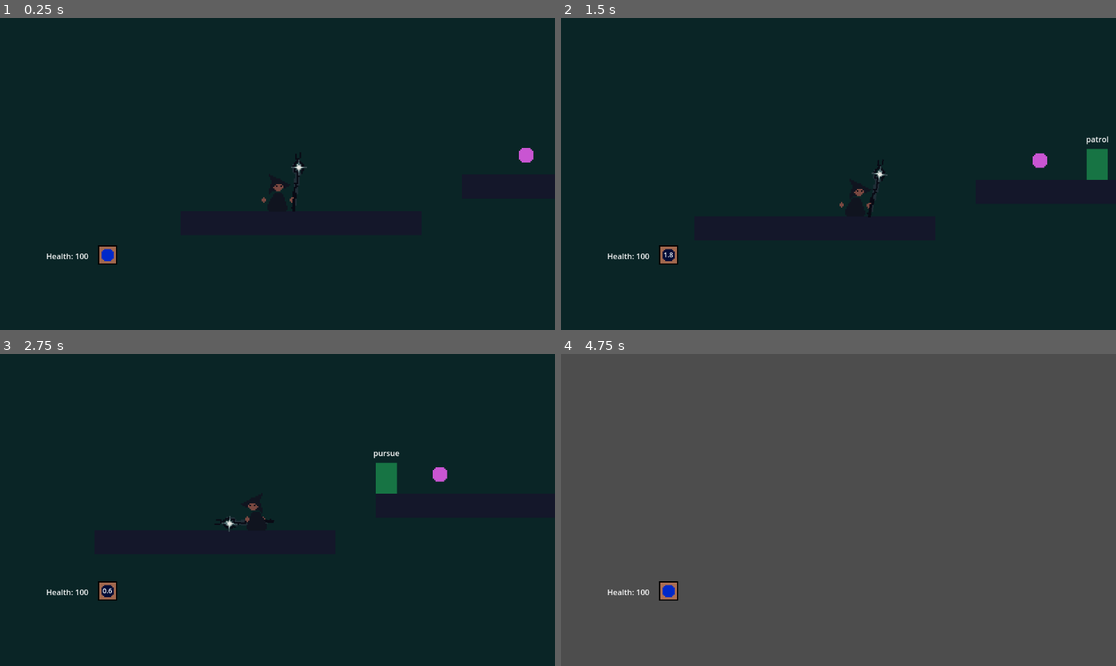
Above: before the commit, frames 1-4 (two rows, left to right).
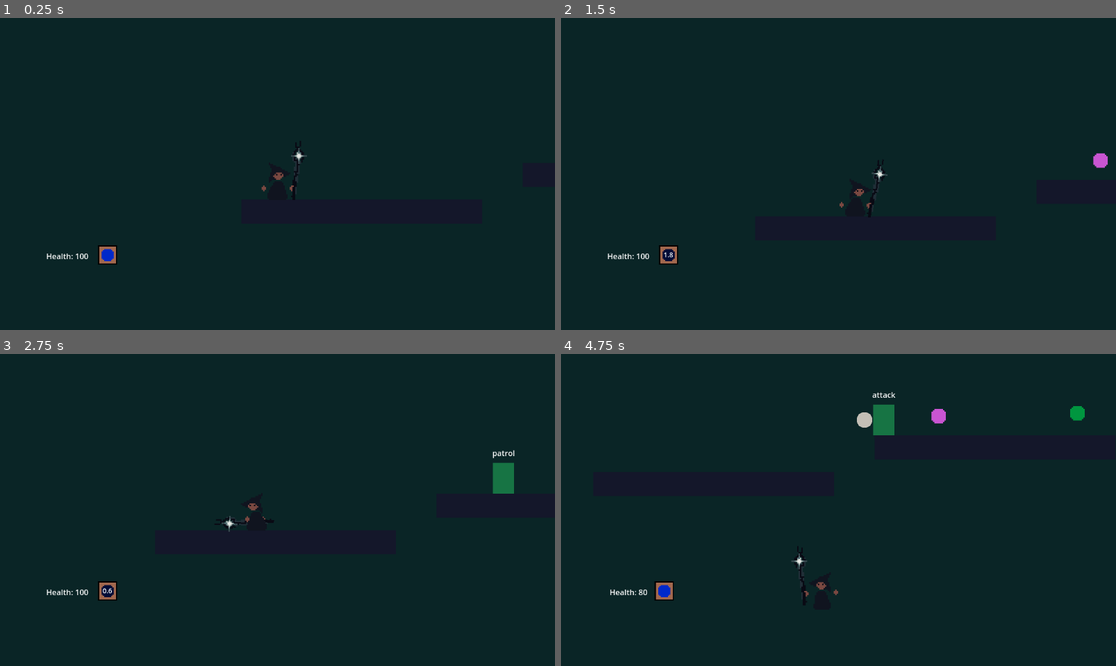
Above: after the commit, the same moments.

Repository: AthertonRoamer/Newton
Game: Godot game, scene res://test_world/test_world.tscn
Two runs of this game, one before a commit and one after it. Both use one fixed random seed, a clock stepped at 60 frames per second and the inputs below. This scene is started directly instead of the project's main scene.
Inputs (mouse positions are in pixels of both pictures, inside the frame that each line leads up to):
- Up to frame 1 (0.25 s): no input
- Up to frame 2 (1.5 s): move the mouse to (960, 158) at 0.52 s; press the mouse at (960, 158) at 0.53 s; hold D (player_right) from 0.53 s (still down); tap W (player_jump) at 0.77 s; move the mouse to (727, 189) at 1.27 s; release the mouse at (727, 189) at 1.28 s; tap E (player_interact) at 1.35 s
- Up to frame 3 (2.75 s): tap W (player_jump) at 1.52 s; move the mouse to (333, 441) at 2.02 s; release D (player_right) at 2.03 s; hold A (player_left) from 2.03 s (still down); tap 4 (player_select_spell_four) at 2.1 s
- Up to frame 4 (4.75 s): move the mouse to (810, 572) at 2.77 s; release A (player_left) at 2.78 s; hold D (player_right) 2.78-4.28 s; tap 1 (player_select_spell_one) at 2.85 s; tap W (player_jump) at 3.02, 3.77, 4.52 s; move the mouse to (1005, 556) at 3.52 s; tap 3 (player_select_spell_three) at 3.6 s; move the mouse to (672, 463) at 4.27 s; hold A (player_left) from 4.28 s (still down); tap 2 (player_select_spell_two) at 4.35 s

The runs differ from the first frame. In frame 1, 0.4% of the frame differs, in the area x 47-97%, y 39-60%; in frame 2, 0.5%; in frame 3, 1.0%; in frame 4, 100%, in the area x 0-100%, y 0-100%.

Commit message:
Began level segment manager

Diff:
--- a/Newton/entities/hostile_entity/hostile_entity.gd
+++ b/Newton/entities/hostile_entity/hostile_entity.gd
@@ -41,7 +41,7 @@
 
 
 func get_simple_direction_to_player() -> Vector2:
-	if is_instance_valid(Main.player) and position.x > Main.player.global_position.x:
+	if is_instance_valid(Main.player) and global_position.x > Main.player.global_position.x:
 		return Vector2.LEFT
 	else:
 		return Vector2.RIGHT
--- a/Newton/hud/hud.gd
+++ b/Newton/hud/hud.gd
@@ -3,6 +3,7 @@
 
 @export var health_display : HealthDisplay
 @export var spell_display_manager : SpellDisplayManager
+@export var respawn_menu : Control
 
 func _ready():
 	hide()
--- a/Newton/hud/hud.tscn
+++ b/Newton/hud/hud.tscn
@@ -1,13 +1,15 @@
-[gd_scene load_steps=4 format=3 uid="uid://32h5aq1noaa8"]
+[gd_scene load_steps=5 format=3 uid="uid://32h5aq1noaa8"]
 
 [ext_resource type="Script" path="res://hud/hud.gd" id="1_bynxb"]
 [ext_resource type="PackedScene" uid="uid://bhrqr2au42xmx" path="res://hud/health_display/health_display.tscn" id="2_yhtg2"]
 [ext_resource type="PackedScene" uid="uid://do4ids8a5t4ka" path="res://hud/spell_display_manager/spell_display_manager.tscn" id="3_ovhhw"]
+[ext_resource type="PackedScene" uid="uid://bavso5emg78ns" path="res://hud/respawn_menu/respawn_menu.tscn" id="4_u18od"]
 
-[node name="HUD" type="CanvasLayer" node_paths=PackedStringArray("health_display", "spell_display_manager")]
+[node name="HUD" type="CanvasLayer" node_paths=PackedStringArray("health_display", "spell_display_manager", "respawn_menu")]
 script = ExtResource("1_bynxb")
 health_display = NodePath("Control/HBoxContainer/HealthDisplay")
 spell_display_manager = NodePath("Control/HBoxContainer/SpellDisplayManager")
+respawn_menu = NodePath("Control/RespawnMenu")
 
 [node name="Control" type="Control" parent="."]
 layout_mode = 3
@@ -38,3 +40,7 @@
 
 [node name="SpellDisplayManager" parent="Control/HBoxContainer" instance=ExtResource("3_ovhhw")]
 layout_mode = 2
+
+[node name="RespawnMenu" parent="Control" instance=ExtResource("4_u18od")]
+visible = false
+layout_mode = 1
--- /dev/null
+++ b/Newton/hud/respawn_menu/respawn_menu.gd
@@ -0,0 +1,7 @@
+extends Control
+
+
+func _on_respawn_button_pressed():
+	#hide()
+	#Main.world.level_segment_manager.reload_active_segment()
+	pass
--- /dev/null
+++ b/Newton/hud/respawn_menu/respawn_menu.tscn
@@ -0,0 +1,27 @@
+[gd_scene load_steps=2 format=3 uid="uid://bavso5emg78ns"]
+
+[ext_resource type="Script" path="res://hud/respawn_menu/respawn_menu.gd" id="1_0yjcy"]
+
+[node name="RespawnMenu" type="Control"]
+layout_mode = 3
+anchors_preset = 15
+anchor_right = 1.0
+anchor_bottom = 1.0
+grow_horizontal = 2
+grow_vertical = 2
+script = ExtResource("1_0yjcy")
+
+[node name="RespawnButton" type="Button" parent="."]
+layout_mode = 1
+anchors_preset = -1
+anchor_left = 0.5
+anchor_top = 0.795
+anchor_right = 0.502
+anchor_bottom = 0.796
+offset_left = -85.0
+offset_top = -47.16
+offset_right = 86.696
+offset_bottom = 48.192
+text = "Respawn"
+
+[connection signal="pressed" from="RespawnButton" to="." method="_on_respawn_button_pressed"]
--- a/Newton/player/player.gd
+++ b/Newton/player/player.gd
@@ -35,6 +35,7 @@
 		else:
 			health = v
 		Hud.health_display.health = health
+		PlayerData.health = health
 
 
 
@@ -48,18 +49,34 @@
 
 @onready var test_label = $Label
 
+enum spawn_states {LOAD_IN, LEVEL_TRANSFER, RESPAWN}
+var spawn_state : spawn_states = spawn_states.LOAD_IN
 
 func _ready() -> void:
-	reset()
-	Main.player = self
-	equip_spell(preload("res://player/spells/test_spell/test_spell.tscn"))
-
-
-func reset() -> void:
-	health = starting_health
+	match spawn_state:
+		spawn_states.LEVEL_TRANSFER:
+			load_temporary_player_data()
+		spawn_states.RESPAWN:
+			load_persistent_player_data()
+			respawn_reset()
 	Hud.health_display.health = health
 	Hud.show()
 	interactable_item_detector.player = self
+	Main.player = self
+	equip_spell(preload("res://player/spells/test_spell/test_spell.tscn"))
+
+
+func load_persistent_player_data() -> void:
+	for spell in PlayerData.equipped_spells:
+		equip_spell(spell)
+
+
+func load_temporary_player_data() -> void:
+	health = PlayerData.health
+
+
+func respawn_reset() -> void:
+	health = starting_health
 
 
 func take_damage(damage : int, _damage_type : String = "none") -> void:
@@ -72,6 +89,8 @@
 
 func die() -> void:
 	print("You have died")
+	Hud.respawn_menu.show()
+	queue_free()
 
 
 func _input(event : InputEvent) -> void:
@@ -115,6 +134,7 @@
 		if equiped_spell.id == spell.id:
 			push_warning("Trying to equip spell that is already equipped")
 			return
+	PlayerData.equipped_spells.append(spell_scene)
 	Hud.spell_display_manager.add_spell(spell)
 	spell_manager.add_spell(spell)
 	if spell_manager.spell_count == 1:
--- /dev/null
+++ b/Newton/player/player_data/player_data.gd
@@ -0,0 +1,10 @@
+class_name PlayerDataClass
+extends Node
+
+#class for containing player data that should be preserved through death or across level segment changes
+
+#persistent data - data preserved across death and respawn
+var equipped_spells : Array[PackedScene] = []
+
+#temporary data - data preserved across level segment changes
+var health : int = 100
--- /dev/null
+++ b/Newton/player/player_data/player_data.tscn
@@ -0,0 +1,6 @@
+[gd_scene load_steps=2 format=3 uid="uid://2hic4fgqwg4w"]
+
+[ext_resource type="Script" path="res://player/player_data/player_data.gd" id="1_0pdih"]
+
+[node name="PlayerData" type="Node"]
+script = ExtResource("1_0pdih")
--- a/Newton/player/spells/magic_missile_spell/missile_shooter.gd
+++ b/Newton/player/spells/magic_missile_spell/missile_shooter.gd
@@ -5,5 +5,5 @@
 
 func set_up_projectile() -> Projectile:
 	var new_projectile = super()
-	new_projectile.direction = magic_missile_spell.player.global_position.direction_to(magic_missile_spell.player.get_global_mouse_position())
+	new_projectile.direction = magic_missile_spell.player.staff_end_node.global_position.direction_to(magic_missile_spell.player.get_global_mouse_position())
 	return new_projectile
--- a/Newton/project.godot
+++ b/Newton/project.godot
@@ -18,6 +18,7 @@
 [autoload]
 
 Hud="*res://hud/hud.tscn"
+PlayerData="*res://player/player_data/player_data.tscn"
 
 [input]
 
--- /dev/null
+++ b/Newton/test_world/test_map/test_map.gd
@@ -0,0 +1 @@
+extends LevelSegment
--- a/Newton/test_world/test_map.tscn
+++ b/Newton/test_world/test_map/test_map.tscn
@@ -1,10 +1,15 @@
-[gd_scene load_steps=4 format=3 uid="uid://vo4tbm4u65yf"]
+[gd_scene load_steps=7 format=3 uid="uid://vo4tbm4u65yf"]
 
 [ext_resource type="PackedScene" uid="uid://fs6myl3u0kt5" path="res://test_world/block.tscn" id="1_0n05w"]
+[ext_resource type="Script" path="res://test_world/test_map/test_map.gd" id="1_otmdb"]
 [ext_resource type="PackedScene" uid="uid://4v2rturel3lx" path="res://player/spells/test_spell_two/grabbable_test_spell_two/grabbable_test_spell_two.tscn" id="2_8411r"]
 [ext_resource type="PackedScene" uid="uid://cvl5k81wk4ncv" path="res://player/spells/magic_missile_spell/grabbable_magic_missile/grabbable_magic_missile.tscn" id="3_6mq8f"]
+[ext_resource type="PackedScene" uid="uid://crs5n2j5sil7s" path="res://entities/goblin/goblin.tscn" id="5_ec22k"]
+[ext_resource type="PackedScene" path="res://wind.tscn" id="6_vn1vw"]
 
-[node name="TestMap" type="Node2D"]
+[node name="TestMap1" type="Node2D" node_paths=PackedStringArray("spawn_point")]
+script = ExtResource("1_otmdb")
+spawn_point = NodePath("SpawnPoint")
 
 [node name="ColorRect" type="ColorRect" parent="."]
 z_index = -5
@@ -28,3 +33,13 @@
 
 [node name="GrabbableMagicMissile" parent="." instance=ExtResource("3_6mq8f")]
 position = Vector2(987, 408)
+
+[node name="Goblin" parent="." instance=ExtResource("5_ec22k")]
+position = Vector2(1122, 410)
+
+[node name="SpawnPoint" type="Node2D" parent="."]
+position = Vector2(345, 452)
+
+[node name="wind" parent="." instance=ExtResource("6_vn1vw")]
+visible = false
+position = Vector2(1041, 213)
--- a/Newton/test_world/test_world.tscn
+++ b/Newton/test_world/test_world.tscn
@@ -1,24 +1,14 @@
-[gd_scene load_steps=6 format=3 uid="uid://w06y3prgnygb"]
+[gd_scene load_steps=4 format=3 uid="uid://w06y3prgnygb"]
 
-[ext_resource type="PackedScene" uid="uid://vo4tbm4u65yf" path="res://test_world/test_map.tscn" id="1_tw7wp"]
+[ext_resource type="PackedScene" uid="uid://vo4tbm4u65yf" path="res://test_world/test_map/test_map.tscn" id="1_tw7wp"]
 [ext_resource type="Script" path="res://test_world/test_world.gd" id="1_yrsjs"]
-[ext_resource type="PackedScene" uid="uid://city0pwx48l16" path="res://player/player.tscn" id="2_3631f"]
-[ext_resource type="PackedScene" path="res://wind.tscn" id="3_jv0u6"]
-[ext_resource type="PackedScene" uid="uid://crs5n2j5sil7s" path="res://entities/goblin/goblin.tscn" id="5_2mg2v"]
+[ext_resource type="Script" path="res://world/level_segment_system/level_segment_manager/level_segment_manager.gd" id="5_bvliq"]
 
-[node name="TestWorld" type="Node2D" node_paths=PackedStringArray("object_holder")]
+[node name="TestWorld" type="Node2D" node_paths=PackedStringArray("object_holder", "level_segment_manager")]
 script = ExtResource("1_yrsjs")
 object_holder = NodePath(".")
+level_segment_manager = NodePath("LevelSegmentManager")
 
-[node name="TestMap" parent="." instance=ExtResource("1_tw7wp")]
-position = Vector2(-736, -258)
-
-[node name="Player" parent="." instance=ExtResource("2_3631f")]
-position = Vector2(-265, 160)
-
-[node name="wind" parent="." instance=ExtResource("3_jv0u6")]
-visible = false
-position = Vector2(397, 157)
-
-[node name="Goblin" parent="." instance=ExtResource("5_2mg2v")]
-position = Vector2(507, 152)
+[node name="LevelSegmentManager" type="Node2D" parent="."]
+script = ExtResource("5_bvliq")
+level_segment_list = Array[PackedScene]([ExtResource("1_tw7wp")])
--- a/Newton/world/level_segment_system/level_segment/level_segment.gd
+++ b/Newton/world/level_segment_system/level_segment/level_segment.gd
@@ -1,2 +1,12 @@
 class_name LevelSegment
 extends Node2D
+
+@export var spawn_point : Node2D
+
+var player_scene : PackedScene = preload("res://player/player.tscn")
+
+func spawn_player(spawn_state : Player.spawn_states):
+	var new_player : Player = player_scene.instantiate()
+	new_player.global_position = spawn_point.global_position
+	new_player.spawn_state = spawn_state
+	add_child(new_player)
--- a/Newton/world/level_segment_system/level_segment_manager/level_segment_manager.gd
+++ b/Newton/world/level_segment_system/level_segment_manager/level_segment_manager.gd
@@ -1,6 +1,26 @@
 class_name LevelSegmentManager
 extends Node2D
 
-
 @export var level_segment_list : Array[PackedScene]
 var active_segment_scene : PackedScene
+var active_segment : LevelSegment
+
+var level_segment_index : int = 0
+
+func _ready() -> void:
+	open_level_segment(level_segment_list[0])
+
+
+func open_level_segment(segment_scene : PackedScene, spawn_state : Player.spawn_states = Player.spawn_states.LOAD_IN) -> void:
+	var segment : LevelSegment = segment_scene.instantiate()
+	active_segment_scene = segment_scene
+	active_segment = segment
+	#Main.world.object_holder = active_segment
+	add_child(active_segment)
+	active_segment.spawn_player(spawn_state)
+
+
+func reload_active_segment() -> void:
+	active_segment.queue_free()
+	open_level_segment(active_segment_scene, Player.spawn_states.LOAD_IN)
+	#TODO use correct spawn state
--- /dev/null
+++ b/Newton/world/level_segments/level_segment_one.gd
@@ -0,0 +1 @@
+extends LevelSegment
--- /dev/null
+++ b/Newton/world/level_segments/level_segment_one.tscn
@@ -0,0 +1,9 @@
+[gd_scene load_steps=2 format=3 uid="uid://cyvbxcx7eoai2"]
+
+[ext_resource type="Script" path="res://world/level_segments/level_segment_one.gd" id="1_35eit"]
+
+[node name="LevelSegmentOne" type="Node2D" node_paths=PackedStringArray("spawn_point")]
+script = ExtResource("1_35eit")
+spawn_point = NodePath("SpawnPoint")
+
+[node name="SpawnPoint" type="Node2D" parent="."]
--- /dev/null
+++ b/Newton/world/main_world/level_segment_manager.gd
@@ -0,0 +1 @@
+extends LevelSegmentManager
--- /dev/null
+++ b/Newton/world/main_world/main_world.gd
@@ -0,0 +1,2 @@
+class_name MainWorld
+extends World
--- /dev/null
+++ b/Newton/world/main_world/main_world.tscn
@@ -0,0 +1,14 @@
+[gd_scene load_steps=4 format=3 uid="uid://cyp8rgucuve24"]
+
+[ext_resource type="Script" path="res://world/main_world/main_world.gd" id="1_njpno"]
+[ext_resource type="Script" path="res://world/main_world/level_segment_manager.gd" id="2_simgt"]
+[ext_resource type="PackedScene" uid="uid://cyvbxcx7eoai2" path="res://world/level_segments/level_segment_one.tscn" id="3_tuh0u"]
+
+[node name="MainWorld" type="Node2D" node_paths=PackedStringArray("object_holder", "level_segment_manager")]
+script = ExtResource("1_njpno")
+object_holder = NodePath(".")
+level_segment_manager = NodePath("LevelSegmentManager")
+
+[node name="LevelSegmentManager" type="Node2D" parent="."]
+script = ExtResource("2_simgt")
+level_segment_list = Array[PackedScene]([ExtResource("3_tuh0u")])
--- a/Newton/world/world.gd
+++ b/Newton/world/world.gd
@@ -2,6 +2,7 @@
 extends Node2D
 
 @export var object_holder : Node
+@export var level_segment_manager : LevelSegmentManager
 
 
 func _ready() -> void:
